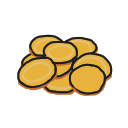
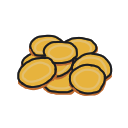
Two versions of the same layered image (128x128). Layer-by-layer changes:
painted on "Paint Layer 21" over [54, 64, 101, 90]
painted on "GoldColor" over [54, 62, 101, 90]
